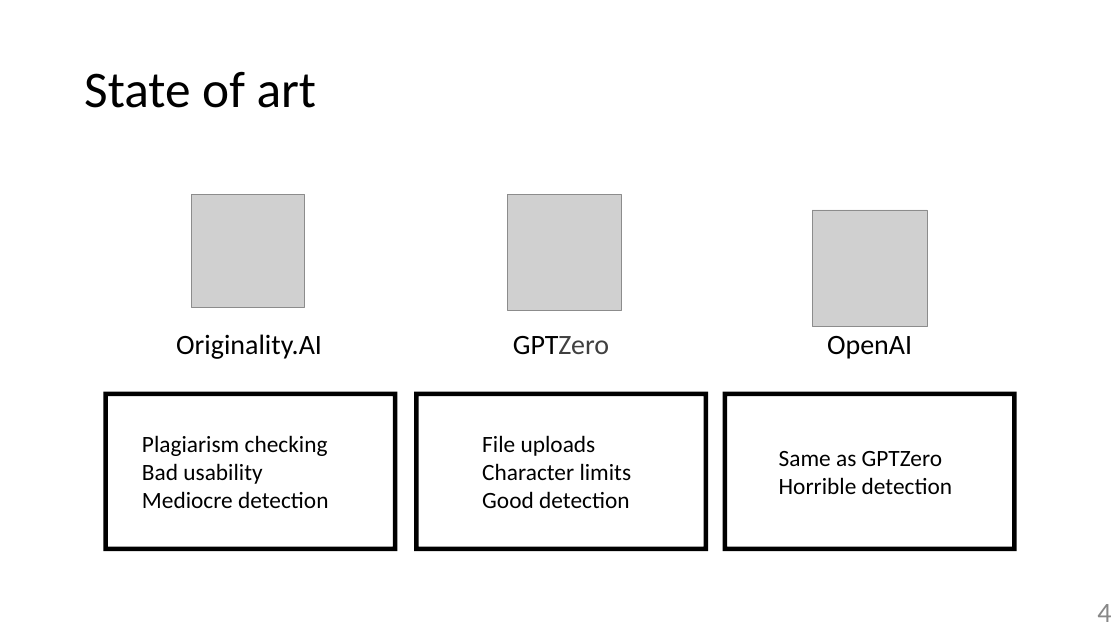
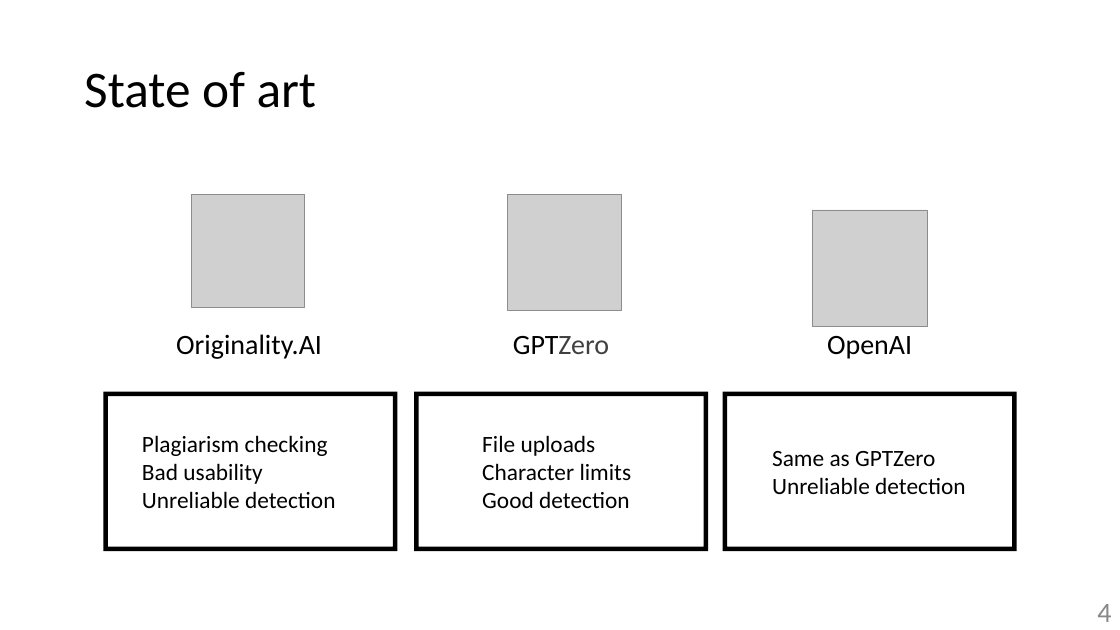
Before and after one commit to zzzzz151/AI-text-detector, a slide deck: slide 4 of presentation-prototype.pptx. Drawn at 1120x630 pixels with LibreOffice and Linux fonts; fonts in the diff are those of the drawing; grey boxes stand for pictures. Boxes give left, top, right and bottom in pixels: in the first picture for what was removed or moved away, otherwise in the second. Text is boxed around its words. In the diff, an @@ line names an element or a change of style, - is before the commit and + after.

Commit message:
Update prototype powerpoint

```diff
--- a/presentation-prototype.pptx
+++ b/presentation-prototype.pptx
@@ text at [772,477,965,494]: text changed @@
-Horrible detection
+Unreliable detection
@@ text at [142,491,335,508]: text changed @@
-Mediocre detection
+Unreliable detection
```
